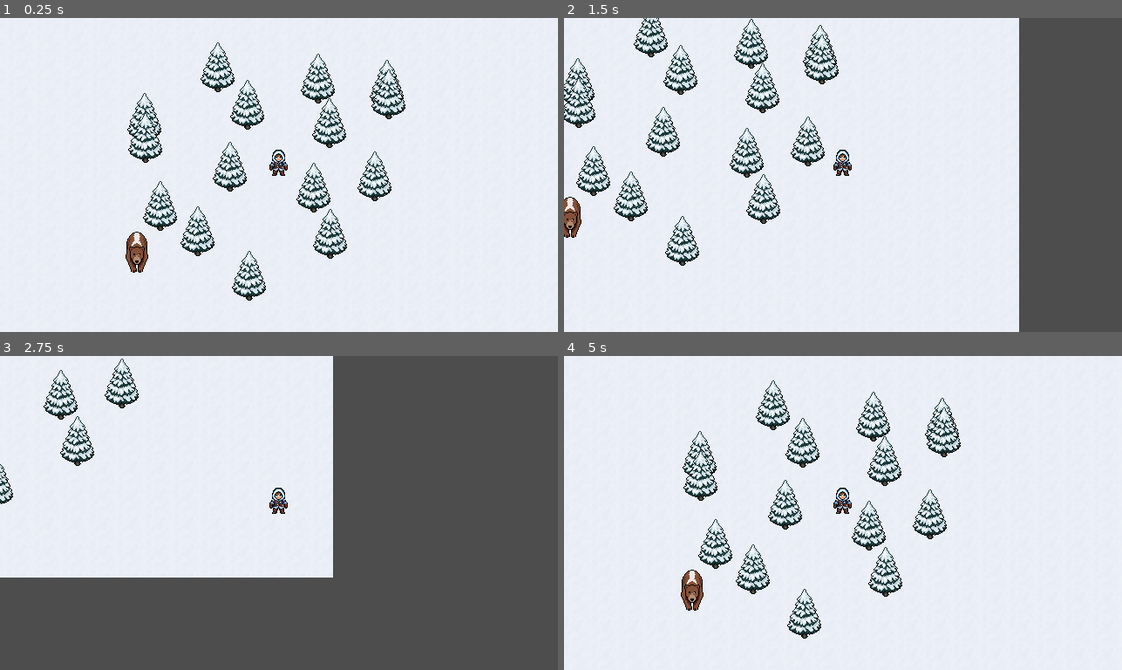
Above: before the commit, frames 1-4 (two rows, left to right).
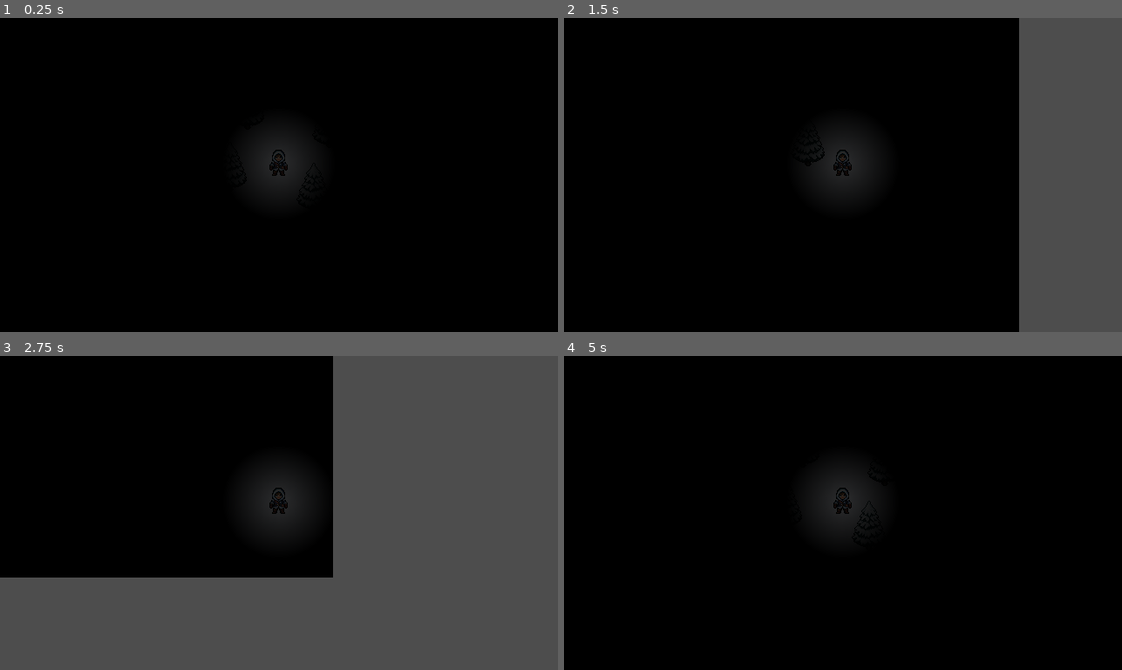
Above: after the commit, the same moments.

Repository: DLNklop/FrostAndDark
Game: Godot game, scene res://tscn/scene_1.tscn
Two runs of this game, one before a commit and one after it. Both use one fixed random seed, a clock stepped at 60 frames per second and the inputs below.
Inputs:
- Up to frame 1 (0.25 s): no input
- Up to frame 2 (1.5 s): tap Enter (ui_accept) at 0.5, 0.77 s; hold Right (ui_right) 0.53-1.28 s; hold Down (ui_down) from 1.28 s (still down)
- Up to frame 3 (2.75 s): tap Enter (ui_accept) at 1.52 s; release Down (ui_down) at 2.03 s; hold Right (ui_right) from 2.03 s (still down)
- Up to frame 4 (5 s): release Right (ui_right) at 2.78 s; hold Up (ui_up) 2.78-3.53 s; tap Enter (ui_accept) at 3.02, 3.77, 4.52 s; hold Left (ui_left) from 3.53 s (still down)

The runs differ from the first frame. In frame 1, 99% of the frame differs, in the area x 0-100%, y 0-100%; in frame 2, 81%; in frame 3, 42%; in frame 4, 99%.

Commit message:
свет

Diff:
--- a/tscn/hunter.tscn
+++ b/tscn/hunter.tscn
@@ -5,6 +5,17 @@
 
 [sub_resource type="RectangleShape2D" id="RectangleShape2D_hgowg"]
 size = Vector2(15, 4)
+
+[sub_resource type="Gradient" id="Gradient_vbhec"]
+colors = PackedColorArray(0.76506025, 0.76506025, 0.76506025, 1, 0, 0, 0, 1)
+
+[sub_resource type="GradientTexture2D" id="GradientTexture2D_6yl6i"]
+gradient = SubResource("Gradient_vbhec")
+width = 128
+height = 128
+fill = 1
+fill_from = Vector2(0.5, 0.49130434)
+fill_to = Vector2(0.8869565, 0.8304348)
 
 [node name="CharacterBody2D" type="CharacterBody2D" unique_id=1176519371]
 script = ExtResource("1_h1phl")
@@ -18,3 +29,8 @@
 texture = ExtResource("2_hgowg")
 
 [node name="Camera2D" type="Camera2D" parent="." unique_id=155715189]
+
+[node name="PointLight2D" type="PointLight2D" parent="." unique_id=1526777754]
+position = Vector2(0, -12)
+energy = 0.25
+texture = SubResource("GradientTexture2D_6yl6i")
--- a/tscn/scene_1.tscn
+++ b/tscn/scene_1.tscn
@@ -72,3 +72,7 @@
 
 [node name="Node2D" parent="Objects" unique_id=694933948 instance=ExtResource("4_02smy")]
 position = Vector2(-163, 104)
+
+[node name="DirectionalLight2D" type="DirectionalLight2D" parent="." unique_id=1179684080]
+color = Color(0, 0, 0, 1)
+blend_mode = 2
--- a/tscn/village_house_2.tscn
+++ b/tscn/village_house_2.tscn
@@ -1,13 +1,7 @@
-[gd_scene format=3 uid="uid://cfohp3073d5i8"]
+[gd_scene format=3 uid="uid://drt8p2d6amaie"]
 
 [ext_resource type="Texture2D" uid="uid://cgwp28xajtlxl" path="res://sprite_objects/village_house2_off.png" id="1_nhifk"]
 [ext_resource type="Texture2D" uid="uid://despr48g38k0g" path="res://sprite_objects/village_house2.png" id="2_bwrg5"]
-
-[sub_resource type="RectangleShape2D" id="RectangleShape2D_dhhnx"]
-size = Vector2(77, 75)
-
-[sub_resource type="RectangleShape2D" id="RectangleShape2D_slwys"]
-size = Vector2(52.5, 32)
 
 [sub_resource type="SpriteFrames" id="SpriteFrames_otjd3"]
 animations = [{
@@ -28,17 +22,23 @@
 "speed": 5.0
 }]
 
+[sub_resource type="RectangleShape2D" id="RectangleShape2D_dhhnx"]
+size = Vector2(77, 75)
+
+[sub_resource type="RectangleShape2D" id="RectangleShape2D_slwys"]
+size = Vector2(56, 32)
+
 [node name="StaticBody2D" type="StaticBody2D" unique_id=279335919]
+
+[node name="AnimatedSprite2D" type="AnimatedSprite2D" parent="." unique_id=2023577494]
+position = Vector2(12, -17)
+sprite_frames = SubResource("SpriteFrames_otjd3")
+animation = &"Light_ON"
 
 [node name="CollisionShape2D" type="CollisionShape2D" parent="." unique_id=1933112048]
 position = Vector2(-13, -4)
 shape = SubResource("RectangleShape2D_dhhnx")
 
 [node name="CollisionShape2D2" type="CollisionShape2D" parent="." unique_id=944130121]
-position = Vector2(51.25, 3)
+position = Vector2(53, 3)
 shape = SubResource("RectangleShape2D_slwys")
-
-[node name="AnimatedSprite2D" type="AnimatedSprite2D" parent="." unique_id=2023577494]
-position = Vector2(13, -17)
-sprite_frames = SubResource("SpriteFrames_otjd3")
-animation = &"Light_ON"
